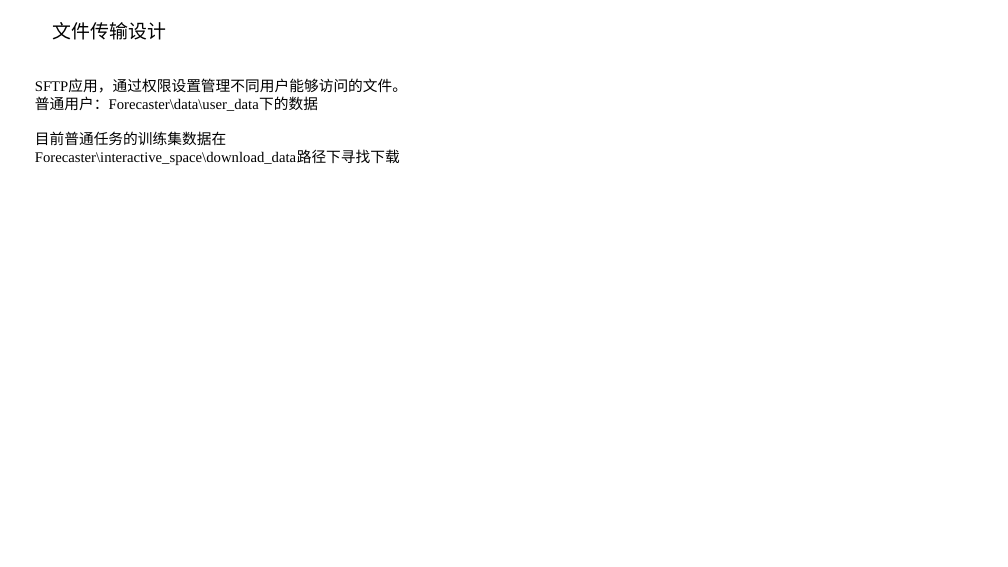
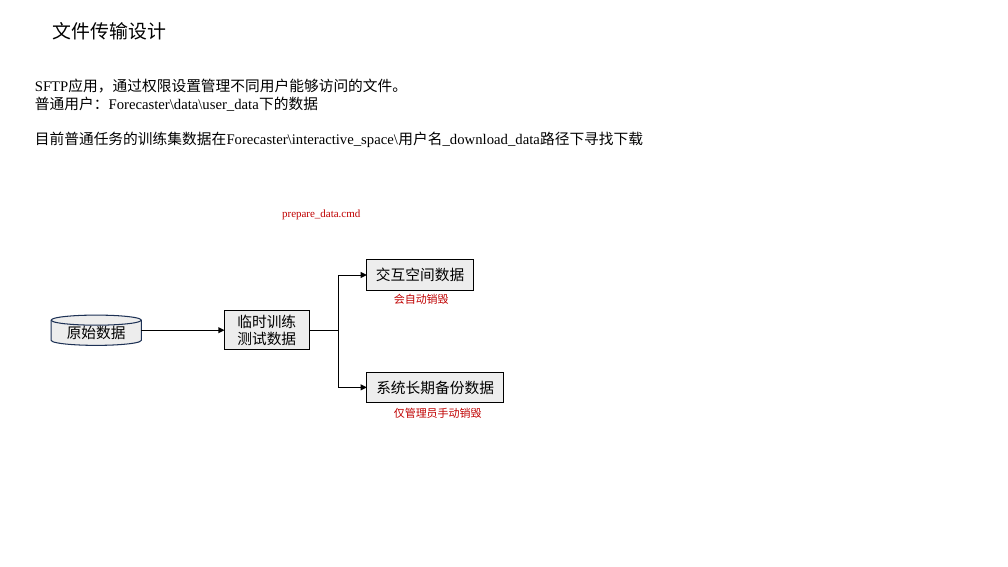
Before and after one commit to unscmol/Forecaster, a slide deck: slide 6 of 功率预测模型校验系统.pptx. Drawn at 1008x567 pixels with LibreOffice and Linux fonts; fonts in the diff are those of the drawing. Boxes give left, top, right and bottom in pixels: in the first picture for what was removed or moved away, otherwise in the second. Text is boxed around its words. In the diff, an @@ line names an element or a change of style, - is before the commit and + after.

```diff
--- a/功率预测模型校验系统.pptx
+++ b/功率预测模型校验系统.pptx
@@ text at bbox=[35, 131, 643, 147]: text changed @@
-目前普通任务的训练集数据在Forecaster\interactive_space\download_data路径下寻找下载
+目前普通任务的训练集数据在Forecaster\interactive_space\用户名_download_data路径下寻找下载
@@ text added at bbox=[282, 209, 360, 220], 10.5 pt, text #C00000 @@
+prepare_data.cmd
@@ rectangle added at bbox=[367, 260, 473, 291], fill #EDEDED, outline #000000 1 pt, 14 pt, text #000000 @@
+交互空间数据
@@ elbow arrow added from (309, 330) to (367, 275), #000000 0.5 pt @@
@@ text added at bbox=[394, 294, 449, 304], 10.5 pt, text #C00000 @@
+会自动销毁
@@ cylinder added at bbox=[51, 315, 141, 346], fill #EDEDED, outline #1E3256 1 pt, 14 pt, text #000000 @@
+原始数据
@@ rectangle added at bbox=[225, 311, 309, 350], fill #EDEDED, outline #000000 1 pt, 14 pt, text #000000 @@
+临时训练测试数据
@@ arrow added from (141, 330) to (225, 330), #000000 0.5 pt @@
@@ elbow arrow added from (309, 330) to (367, 387), #000000 0.5 pt @@
@@ rectangle added at bbox=[367, 372, 504, 403], fill #EDEDED, outline #000000 1 pt, 14 pt, text #000000 @@
+系统长期备份数据
@@ text added at bbox=[394, 407, 482, 418], 10.5 pt, text #C00000 @@
+仅管理员手动销毁
```
Also in this commit, not shown: 55 other files.
